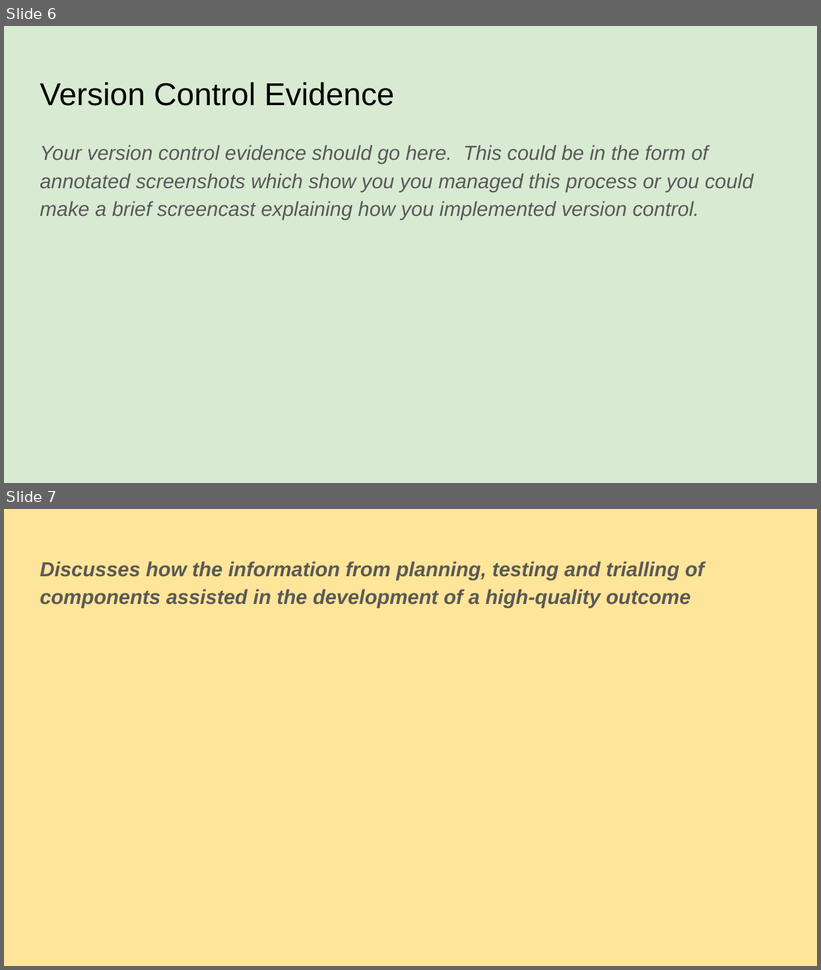
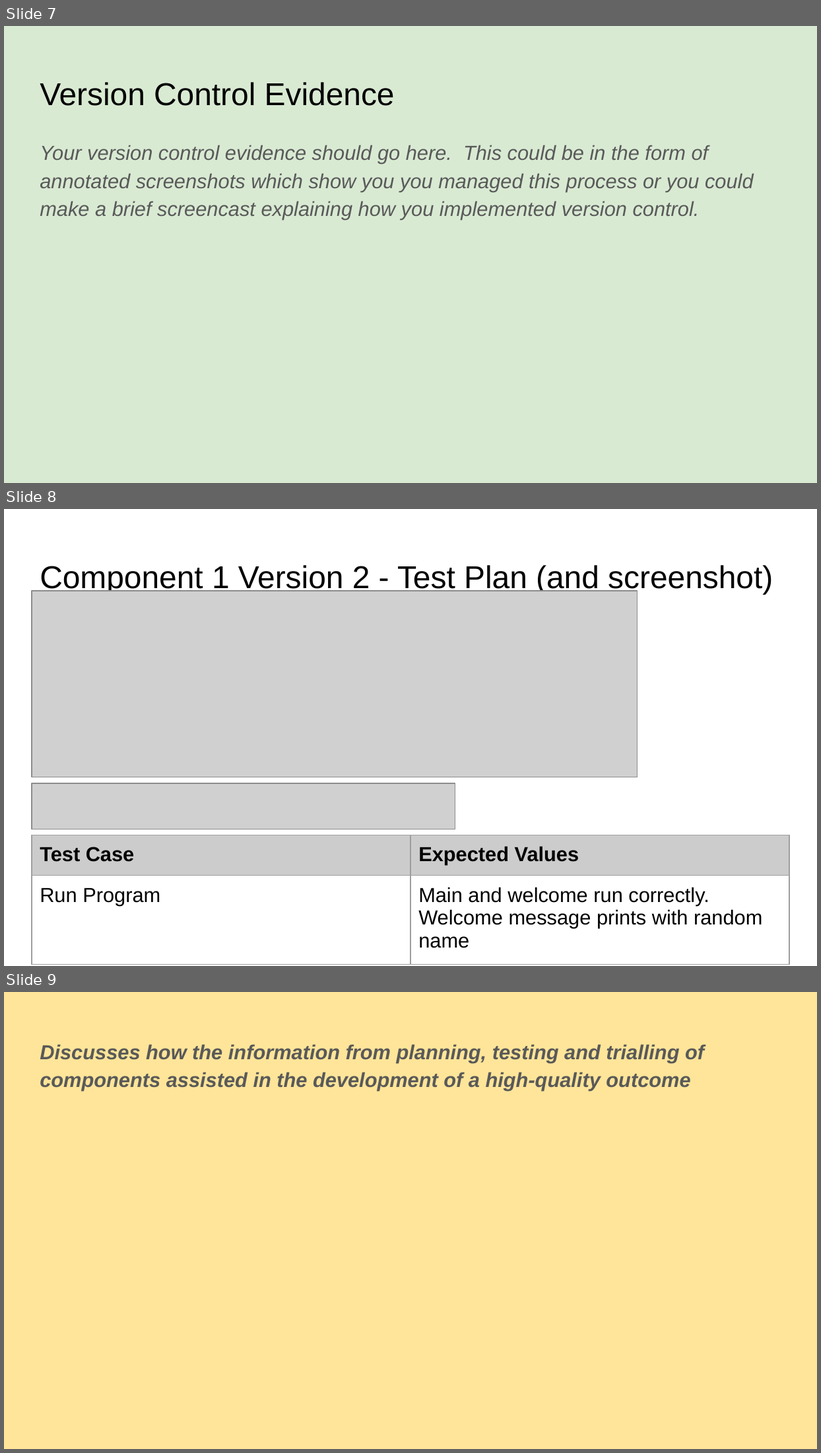
Before and after one commit to NoelChettiar/Pizza_Bot, a slide deck: 022_91893+_+91897+Documentation.pptx. Shown one above the other, each under a label of ours: slides 6 and 7 before the commit, slides 7, 8 and 9 after it. The pictures are 821x970 and 821x1453 pixels, drawn with LibreOffice and Linux fonts; fonts in the diff are those of the drawing; grey boxes stand for pictures. Boxes give left, top, right and bottom in pixels: in the first picture for what was removed or moved away, otherwise in the second. Text is boxed around its words. In the diff, an @@ line names an element or a change of style, - is before the commit and + after.

Commit message:
Created Welcome v2
change welcome message code into a function. Also created a main function to call welcome

```diff
--- a/022_91893+_+91897+Documentation.pptx
+++ b/022_91893+_+91897+Documentation.pptx
@@ slide 8 added at bbox=[4, 509, 817, 966], background #FFFFFF @@
@@ title added at bbox=[40, 565, 773, 594], 28 pt, text #000000 @@
+Component 1 Version 2 - Test Plan (and screenshot)
@@ picture added at bbox=[32, 591, 638, 778] @@
@@ picture added at bbox=[32, 784, 455, 829] @@
@@ table added at bbox=[32, 836, 789, 966], 2 rows, 2 columns @@
+Test Case | Expected Values
+Run Program | Main and welcome run correctly. Welcome message prints with random name
@@ what was slide 6 is now slide 7 @@
@@ what was slide 7 is now slide 9 @@
```
Also in this commit, not shown: 2 slides changed, 1 other slide added, 2 other files.
